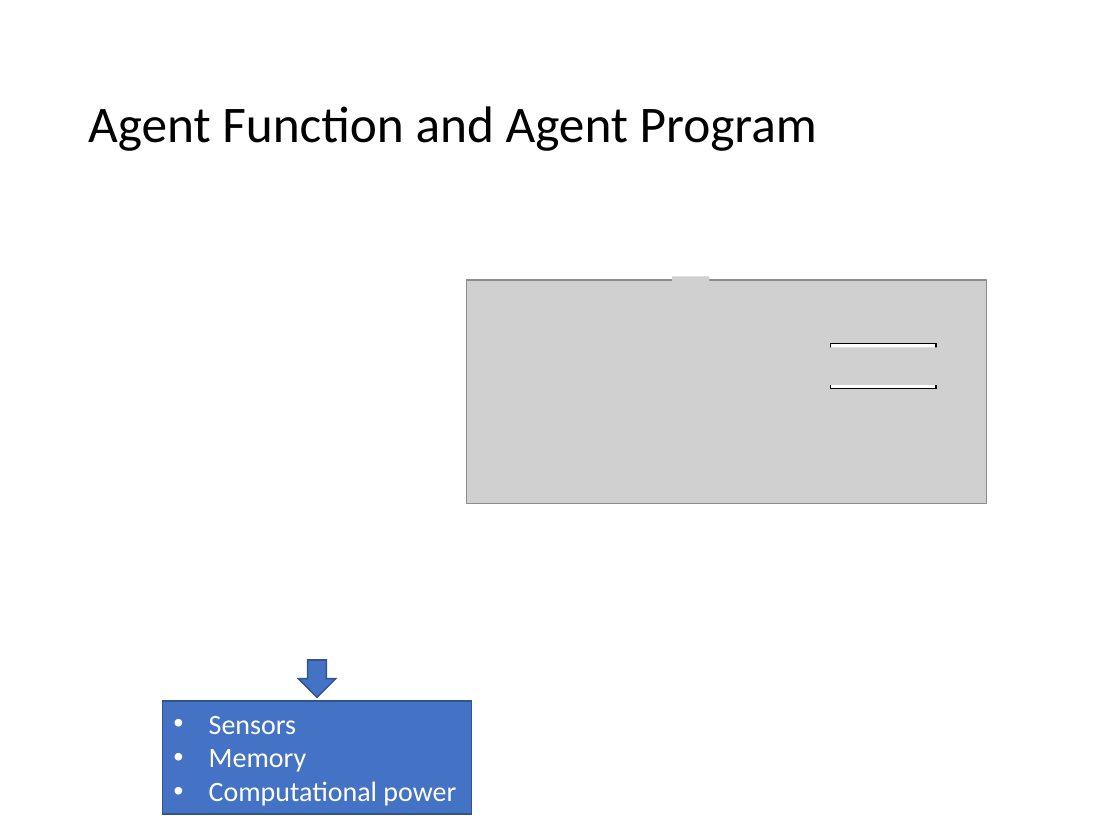
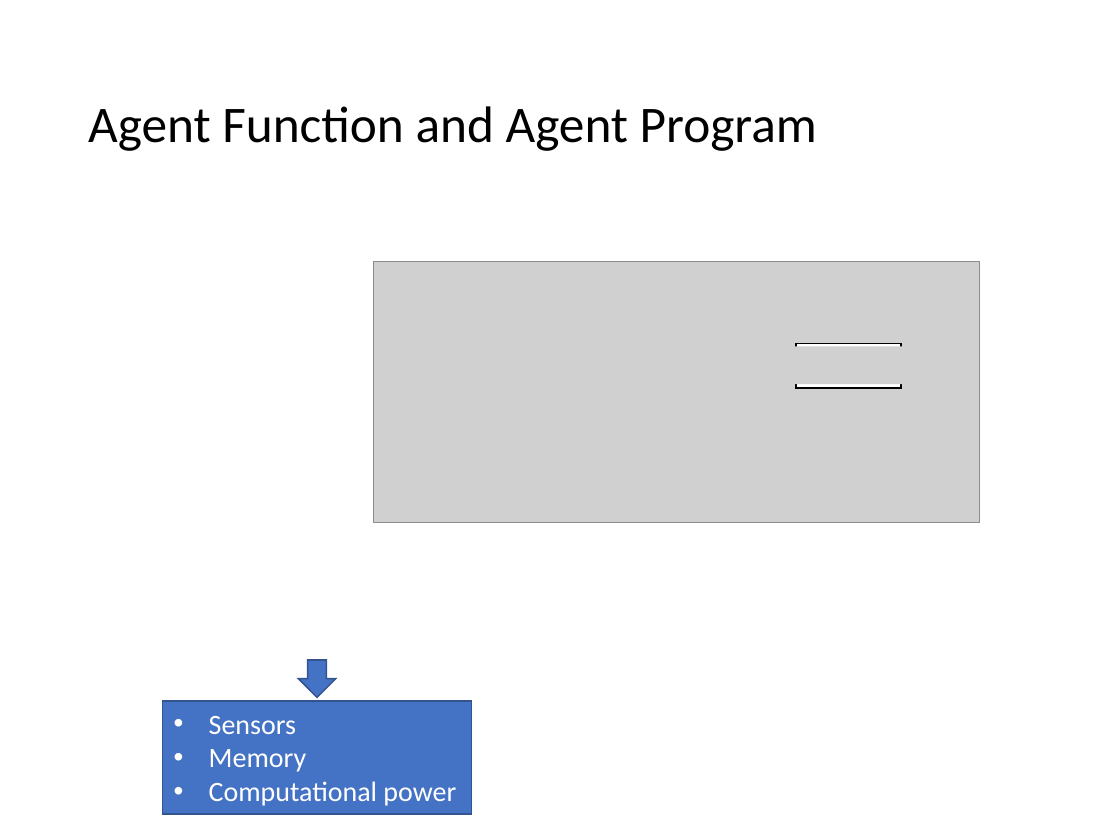
Before and after one commit to mhahsler/CS7320-AI, a slide deck: slide 5 of slides/02_agents.pptx. Drawn at 1120x840 pixels with LibreOffice and Linux fonts; fonts in the diff are those of the drawing; grey boxes stand for pictures. Boxes give left, top, right and bottom in pixels: in the first picture for what was removed or moved away, otherwise in the second. Text is boxed around its words. In the diff, an @@ line names an element or a change of style, - is before the commit and + after.

```diff
--- a/slides/02_agents.pptx
+++ b/slides/02_agents.pptx
@@ picture: place and size @@
-picture at [467,280,987,504]
+picture at [373,261,980,522]
@@ picture: place and size @@
-picture at [823,347,952,385]
+picture at [786,346,915,384]
@@ rectangle: place and size @@
-rectangle at [831,344,936,389]
+rectangle at [795,343,900,388]
```
Also in this commit, not shown: 1 other slide changed, 1 slide added, 1 slide removed, 1 other file.
